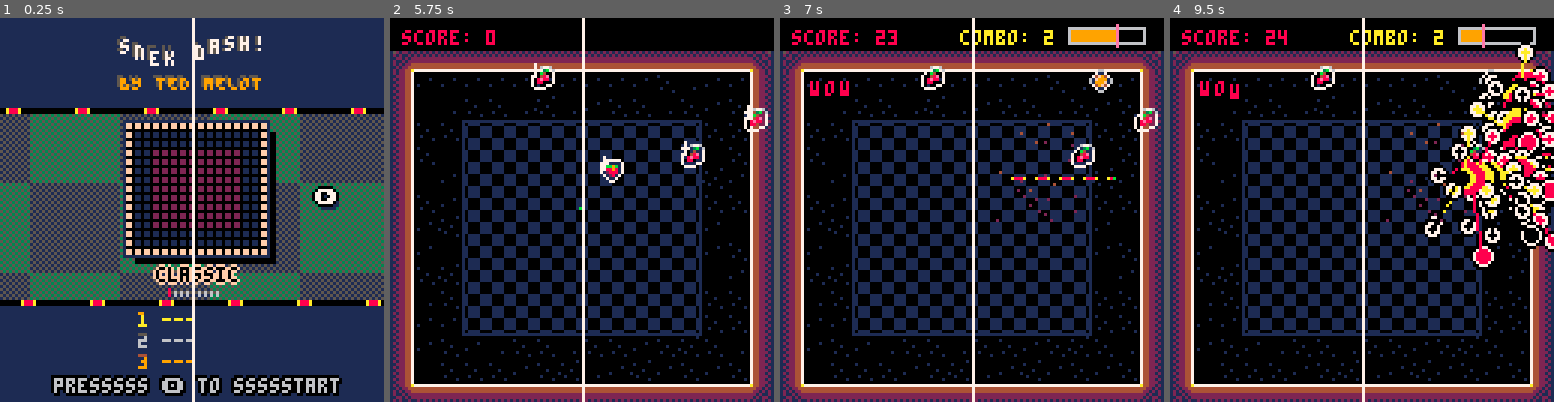
Above: before the commit, frames 1-4 (left to right).
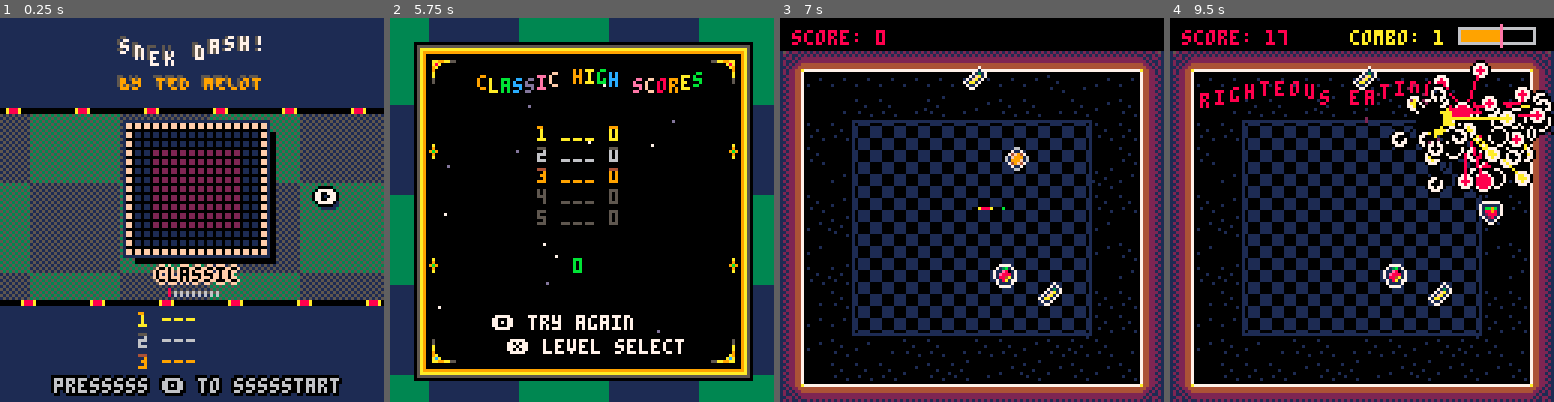
Above: after the commit, the same moments.

Repository: tmelot2/pico-8
Game: PICO-8 cartridge snekdash.p8
The game is run twice, just before and just after one commit, with the same random seed, the same clock (stepped at 60 frames per second) and the same inputs.
Inputs:
- Up to frame 1 (0.25 s): no input
- Up to frame 2 (5.75 s): tap X (X key) at 0.33, 1.07, 1.85, 2.97, 4.08, 5.2 s; tap O (Z key) at 0.7, 1.7, 2.1, 2.5, 2.9, 3.3, 3.7, 4.1, 4.5, 4.9, 5.3, 5.7 s; hold Right 1.6-2.1 s; hold Up 2.15-2.42 s; hold Right 2.47-3.03 s; hold Left 3.08-3.58 s; hold Down 3.63-3.97 s; hold Right 4.02-4.68 s; hold Up 4.73-5.03 s; hold Left 5.08-5.68 s; hold Down from 5.73 s (still down)
- Up to frame 3 (7 s): release Down at 6.03 s; hold Right 6.08-6.58 s; tap O (Z key) at 6.1, 6.5, 6.9 s; tap X (X key) at 6.32 s; hold Right from 6.63 s (still down)
- Up to frame 4 (9.5 s): release Right at 7.13 s; hold Up 7.18-7.45 s; tap O (Z key) every 0.4 s from 7.3 to 9.3 s; tap X (X key) at 7.43, 8.55 s; hold Right 7.5-8.07 s; hold Left 8.12-8.62 s; hold Down 8.67-9 s; hold Right from 9.05 s (still down)

The runs differ from the first frame. In frame 1, 0.8% of the frame differs, in the area x 50-51%, y 0-100%; in frame 2, 56%, in the area x 0-100%, y 0-100%; in frame 3, 4.1%; in frame 4, 13%.

Commit message:
Add high score name entry, tweak & polish

Diff:
--- a/snekdash.p8
+++ b/snekdash.p8
@@ -22,6 +22,8 @@
 -- debug
 skiptitle=0
 dbg={}
+drawVerticalCenter=false
+drawHorizontalCenter=false
 
 -- screen
 screenwidth=127
@@ -60,6 +62,7 @@
 
 -- game
 -- scenes
+-- 6 high score name entry
 -- 5 high score text bam / check
 -- 4 title to game transition
 scene=0
@@ -101,12 +104,9 @@
 -- audio
 play_music=false
 
--- debug
-drawVerticalCenter=true
-
 function _init()
   cartdata('tm-snek-dash')
-  reset_high_scores()
+  -- reset_high_scores()
 
   if (skiptitle==1) scene=1
 
@@ -114,8 +114,6 @@
     titleinit()
   elseif scene==1 then
     gameinit()
-  elseif scene==5 then
-    checkHighScoreInit()
   end
 end
 
@@ -143,6 +141,9 @@
 
   elseif scene==5 then
     checkHighScoreUpdate()
+
+  elseif scene==6 then
+    nameEntryUpdate()
 
   end
 end
@@ -160,19 +161,18 @@
     togamedraw()
   elseif scene==5 then
     checkHighScoreDraw()
+  elseif scene==6 then
+    nameEntryDraw()
   end
 
   -- addDebug('cpu '..stat(1))
   drawDebug(1,110)
 
   if drawVerticalCenter then
-    -- for i=1,128 do
-    --   if i%4==0 then
-    --     x=i*4
-    --     line(x,0,x,128,7)
-    --   end
-    -- end
     line(64,0,64,128,7)
+  end
+  if drawHorizontalCenter then
+    line(0,64,128,64,7)
   end
 end
 
@@ -1005,6 +1005,7 @@
 end
 
 function checkHighScoreInit()
+  scene=5
   slot=get_high_score_slot(curLevel, score)
   -- slot=1
   if score>0 and slot>0 then
@@ -1014,11 +1015,12 @@
       t=0,
       curIndex=1,
       text={
-        {str='     you',    d=18, scale=2},
+        {str='     you',    d=12, scale=2},
         {str='     got',    d=12, scale=2},
         {str='    a',     d=12, scale=3},
         {str='   high',   d=12, scale=3},
-        {str='score!', d=12, scale=5},
+        {str='score!', d=12, scale=5}
+        -- {str='score!', d=1, scale=5}
       }
     }
   else
@@ -1032,7 +1034,7 @@
     textBam.curIndex+=1
     textBam.t=0
     if textBam.curIndex > #textBam.text then
-      gameoverinit()
+      nameEntryInit()
     end
   end
 end
@@ -1050,14 +1052,146 @@
   print(textBam.t, 5, 110, 7)
 end
 
+function nameEntryInit()
+  scene=6
+  -- high score entry
+  hse={
+    x=55,
+    y=62,
+    w=60,
+    h=30,
+    letters={' ','a','b','c','d','e','f','g','h','i','j','k','l','m','n','o','p','q','r','s','t','u','v','w','x','y','z','0','1','2','3','4','5','6','7','8','9'},
+    -- letters={' ','a','b','c'},
+    slots=3,
+    curSlot=1,
+    curNameIndexes={2,3,4},
+    draw=hseDraw,
+    changeLetter=hseChangeLetter,
+    finish=hseFinish
+  }
+
+end
+
+function nameEntryUpdate()
+  -- left
+  if btnp(0) then
+    hse.curSlot = max(hse.curSlot-1, 1)
+  -- right
+  elseif btnp(1) then
+    hse.curSlot = min(hse.curSlot+1, hse.slots)
+  -- up
+  elseif btnp(2) then
+    hse.changeLetter(0)
+  -- down
+  elseif btnp(3) then
+    hse.changeLetter(1)
+  elseif btnp(4) or btnp(5) then
+    hse.finish()
+  end
+end
+
+-- dir=0 prev, 1 next
+function hseChangeLetter(dir)
+  letterIndex=hse.curNameIndexes[hse.curSlot]
+
+  newLetterIndex=0
+  -- update letter
+  -- prev
+  if dir==0 then
+    newLetterIndex=letterIndex-1
+    -- wrap around for dat user friendliness
+    if newLetterIndex<1 then
+      newLetterIndex=#hse.letters
+    end
+  -- next
+  elseif dir==1 then
+    newLetterIndex=letterIndex+1
+    -- wrap around for dat user friendliness
+    if newLetterIndex>#hse.letters then
+      newLetterIndex=1
+    end
+  end
+  hse.curNameIndexes[hse.curSlot]=newLetterIndex
+end
+
+function hseFinish()
+  name=''
+  for i=1,#hse.curNameIndexes do
+    letterIndex=hse.curNameIndexes[i]
+    letter=hse.letters[letterIndex]
+    name=name..letter
+  end
+  log('Submitted name ['..name..']')
+
+  gameoverinit()
+end
+
+function hseDraw()
+  cls(0)
+
+  -- rectfill(hse.x, hse.y, hse.w, hse.h, 7)
+  for i=1,hse.slots do
+    -- rectfill(hse.x,hse.y,hse.x + 6,hse.y + 10,9)
+
+    w=8
+
+    -- Slot selection border
+    -- todo: if i want animation for the box or buttons this wont work
+    -- instead ill read the current slot & interpolate the box position or something
+    -- maybe i could just make a little bump animation & that's good enough?
+    if i==hse.curSlot then
+      x=((i-1)*w)
+      rect(
+        hse.x + x - w/4,
+        hse.y - 2,
+        hse.x + x + w/2,
+        hse.y + 6,
+        6
+      )
+
+      -- Buttons
+      -- up
+      x=((i-1)*w)
+      print(
+        '⬆️',
+        hse.x + x - w/4,
+        hse.y - 10
+      )
+      -- down
+      print(
+        '⬇️',
+        hse.x + x - w/4,
+        hse.y + 10
+      )
+    end
+
+    -- Print slot
+    letterIndex=hse.curNameIndexes[i]
+    print(
+      hse.letters[letterIndex],
+      hse.x + ((i-1)*w),
+      hse.y,
+      7
+    )
+  end
+end
+
+function nameEntryDraw()
+  hse.draw()
+  local t='enter your name'
+  comictext(t, hcenter(t),44,7)
+  t='o submit'
+  comictext(t, hcenter(t),80,7)
+end
+
 function gameoverinit()
   scene=2
   timer=0
   music(-1)
 
   slot=get_high_score_slot(curLevel, score)
-  if slot>0 then
-  	name=chr(97+frnd(122-97))..chr(97+frnd(122-97))..chr(97+frnd(122-97))
+  if score>0 and slot>0 then
+  	-- name=chr(97+frnd(122-97))..chr(97+frnd(122-97))..chr(97+frnd(122-97))
   	insert_high_score(curLevel, slot, score, name)
   end
   high_scores=read_scores(curLevel)
@@ -1110,13 +1244,18 @@
     end
   end
 
-  if btn(5) then
-    sfx(8)
-    scene=0
-    titleinit()
-  elseif btn(4) then
-    sfx(7)
-    gameinit()
+  if timer > 10 then
+    if btn(5) then
+      sfx(8)
+      scene=0
+      titleinit()
+    elseif btn(4) then
+      -- o
+      sfx(7)
+      togameinit()
+      -- sfx(7)
+      -- gameinit()
+    end
   end
 end
 
@@ -1124,9 +1263,9 @@
   cls()
   highscoredraw()
   local text='🅾️ try again'
-  wavyPrintAll(text,hcenter(text)-7,101,1,7)
+  wavyPrintAll(text,hcenter(text)-7,99,1,7)
   local text='❎ level select'
-  wavyPrintAll(text,hcenter(text)+4,109,1,7)
+  wavyPrintAll(text,hcenter(text)+4,107,1,7)
 end
 
 function highscoredraw()
@@ -1195,7 +1334,7 @@
 	x2=100
 	y1=80
 	y2=86
-	print(score,hcenter(text),80,11)
+	print(text,hcenter(text),80,11)
 
   -- corner ornaments
   spr(29,14,14,1,1,false,true)
